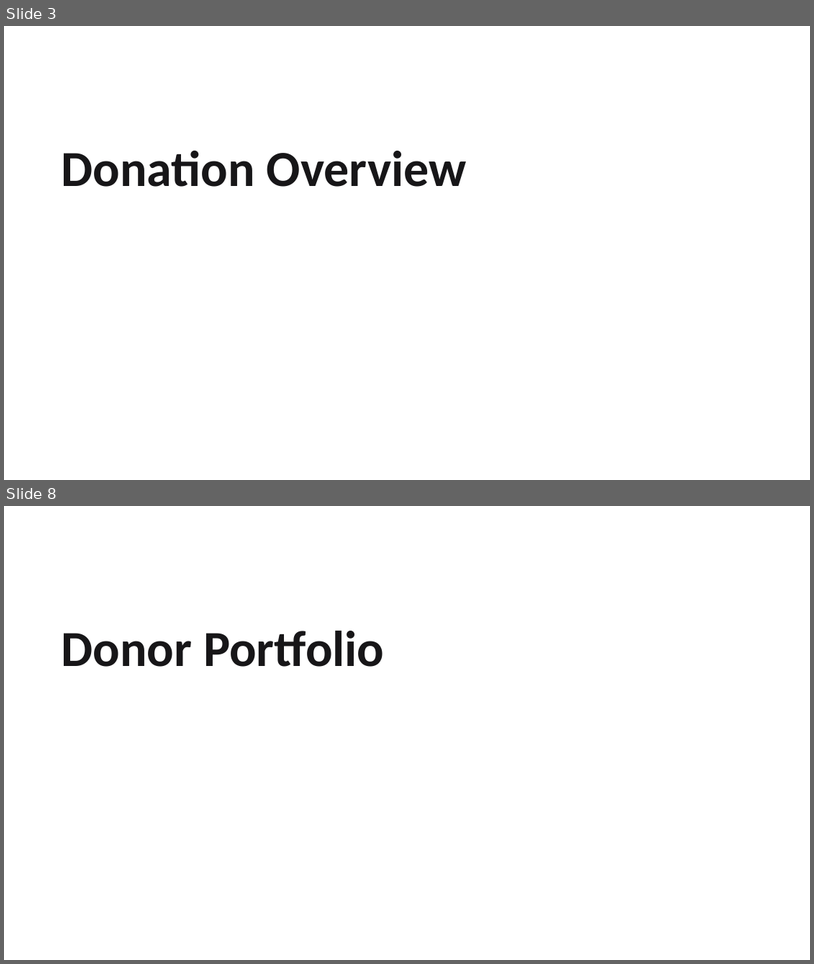
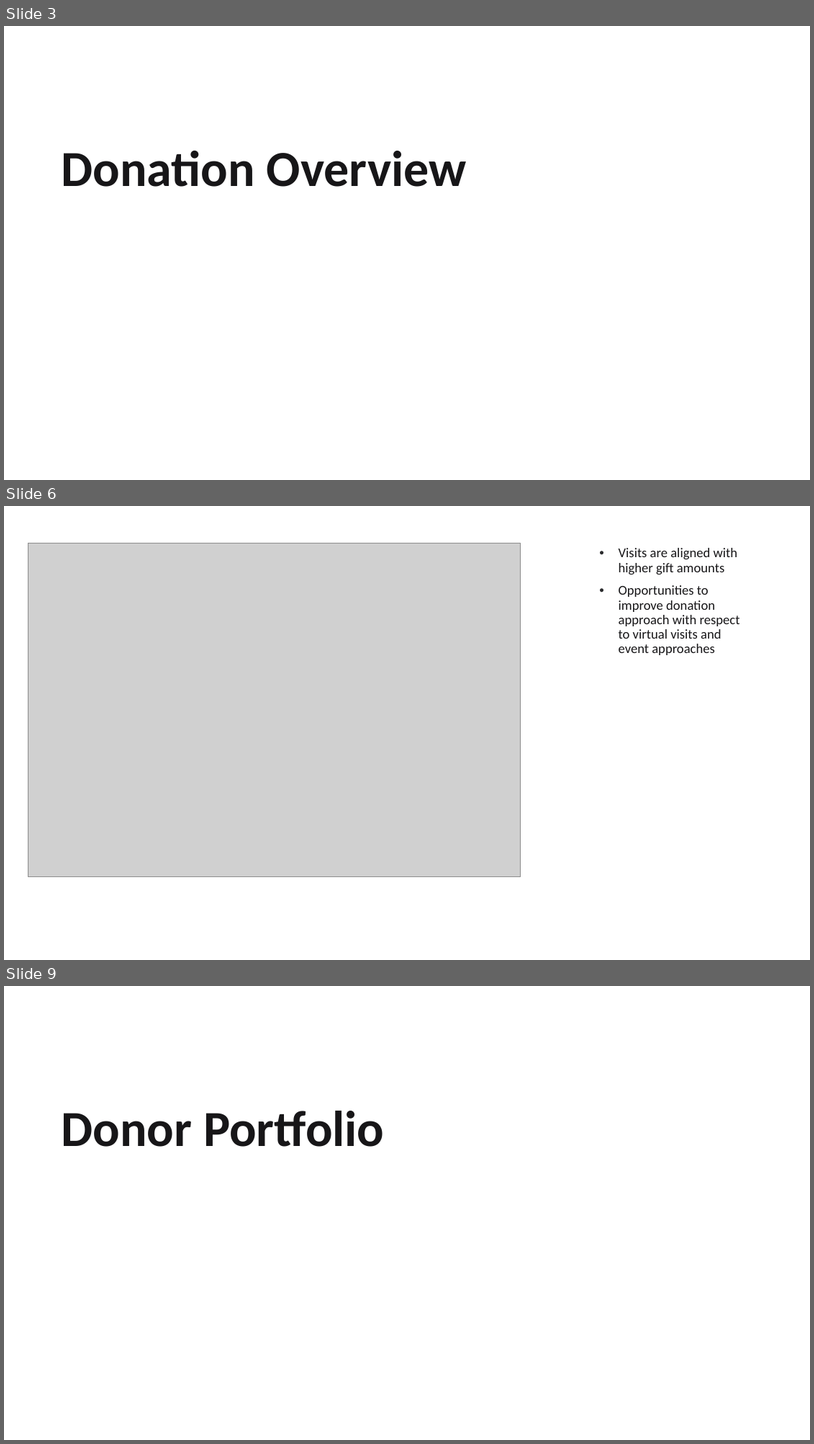
Before and after one commit to edimaudo/hackathon_coding_challenges, a slide deck: Apra/2025/apra_2025/Apra 2025 Data Science Challenge Deck.pptx. Shown one above the other, each under a label of ours: slides 3 and 8 before the commit, slides 3, 6 and 9 after it; the slides between them are not shown. The pictures are 814x964 and 814x1444 pixels, drawn with LibreOffice and Linux fonts; fonts in the diff are those of the drawing; grey boxes stand for pictures; background and template pictures are left out. Boxes give left, top, right and bottom in pixels: in the first picture for what was removed or moved away, otherwise in the second. Text is boxed around its words. In the diff, an @@ line names an element or a change of style, - is before the commit and + after.

```diff
--- a/Apra/2025/apra_2025/Apra 2025 Data Science Challenge Deck.pptx
+++ b/Apra/2025/apra_2025/Apra 2025 Data Science Challenge Deck.pptx
@@ slide 6 added at bbox=[4, 506, 810, 960], background picture (left out) @@
@@ picture added at bbox=[28, 543, 521, 876] @@
@@ text added at bbox=[619, 548, 741, 655], 16 pt, text #171618 @@
+• Visits are aligned with higher gift amounts
+• Opportunities to improve donation approach with respect to virtual visits and event approaches
@@ what was slide 8 is now slide 9 @@
```
Also in this commit, not shown: 1 slide changed, 8 other slides added, 3 slides removed.
